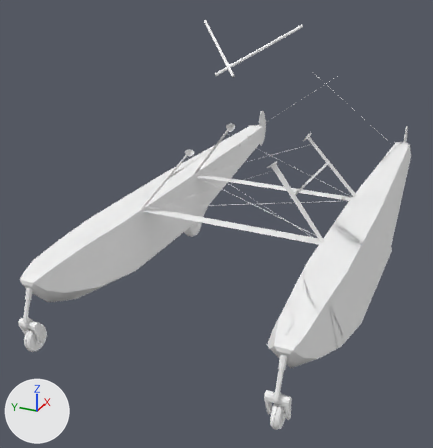
A saved change to the Blender file dev/blender/c172p-pontoon.blend.
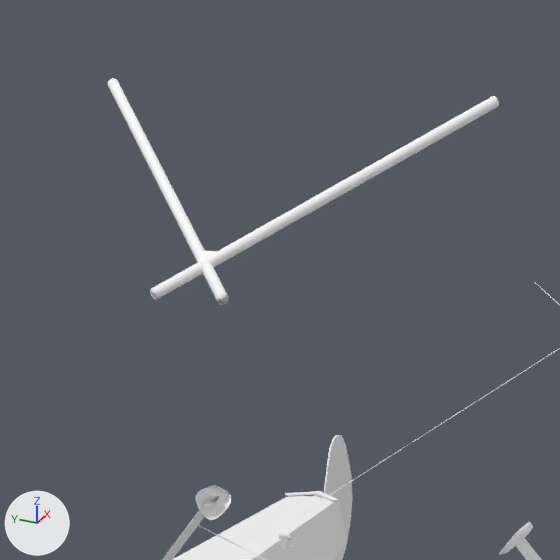
Each version appears first whole from a 50 mm lens placed at (-5.56, -2.17, 1.12), pointed at (0.21, 0.42, -1.77), and next in a close-up on the part from 41% to 74% of the width and 0% to 32% of the height. The axes (+X, +Y, +Z) are drawn at lower left. The lights are the same throughout.

Names of what the first close-up shows: 'FloatReinforceJoin', 'FloatReinforceLeft', 'FloatReinforceRight', 'FloatStruts', 'R-Float', 'R-FloatC', 'RHrudder'.
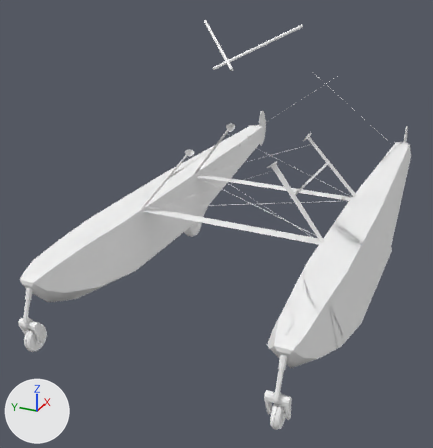
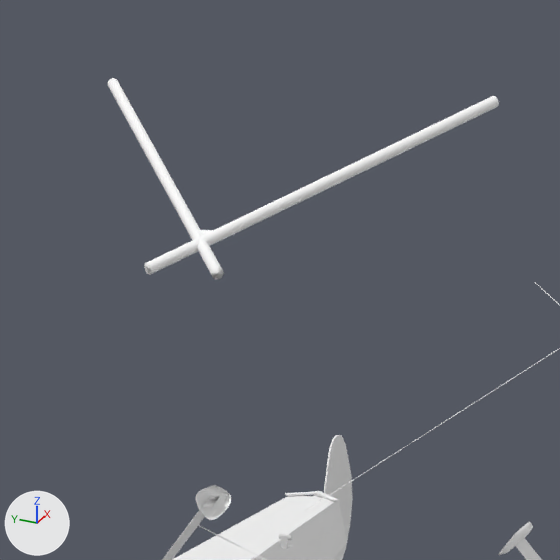
Edits to the bpy script that builds the scene:
```text
Change ob_floatreinforcejoin:
    ob_floatreinforcejoin.location: (-0.434, -0.002, 0.163) -> (-0.46, -0.002, 0.214)
Change ob_floatreinforceleft:
    ob_floatreinforceleft.location: (-0.258, -0.23, 0.317) -> (-0.271, -0.23, 0.351)
    ob_floatreinforceleft.rotation_euler: (0.884, 1.036, 0.402) -> (0.965, 1.118, 0.473)  # degrees (51, 59, 23) -> degrees (55, 64, 27)
Change ob_floatreinforceright:
    ob_floatreinforceright.location: (-0.253, 0.232, 0.317) -> (-0.266, 0.232, 0.351)
    ob_floatreinforceright.rotation_euler: (-0.938, 1.002, -0.465) -> (-1.024, 1.081, -0.54)  # degrees (-54, 57, -27) -> degrees (-59, 62, -31)
```

Pixel boxes (x1, y1, x2, y2) of what changed, in the close-ups (560 x 560 px):
'FloatReinforceLeft', moved, turned: before (150, 96, 499, 300); after (144, 96, 499, 275)
'FloatReinforceRight', moved, turned: before (108, 78, 229, 304); after (108, 78, 224, 279)
'FloatReinforceJoin', moved: before (202, 250, 217, 257); after (197, 230, 213, 235)
